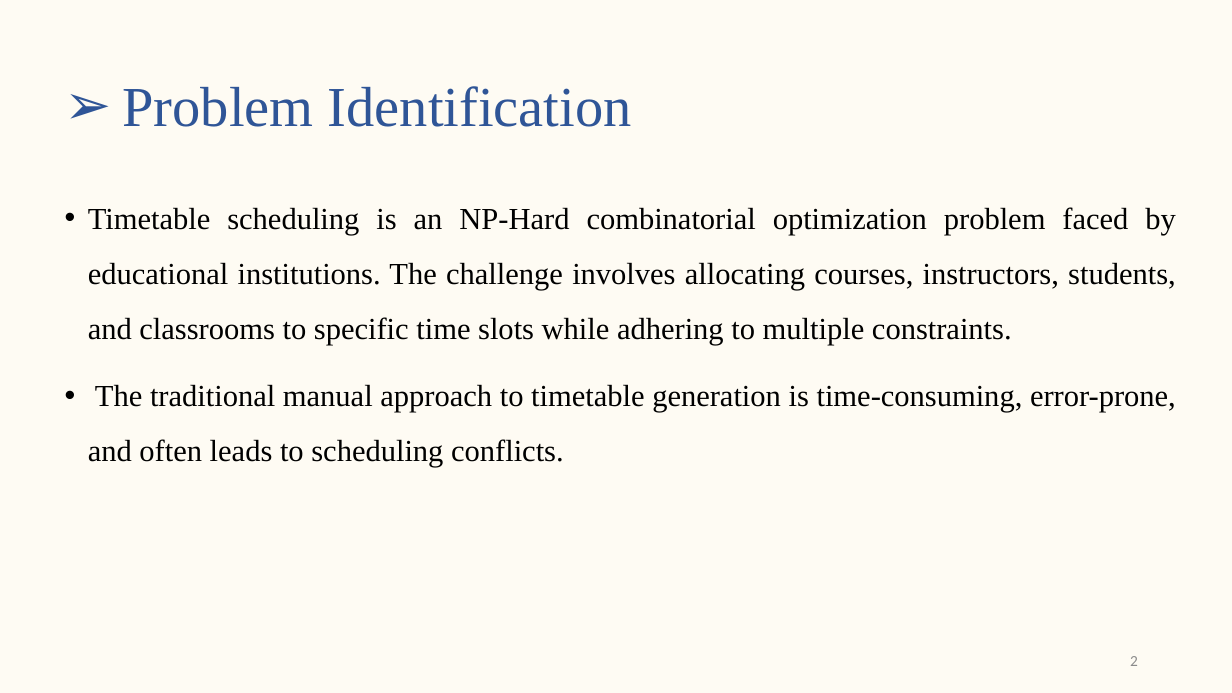
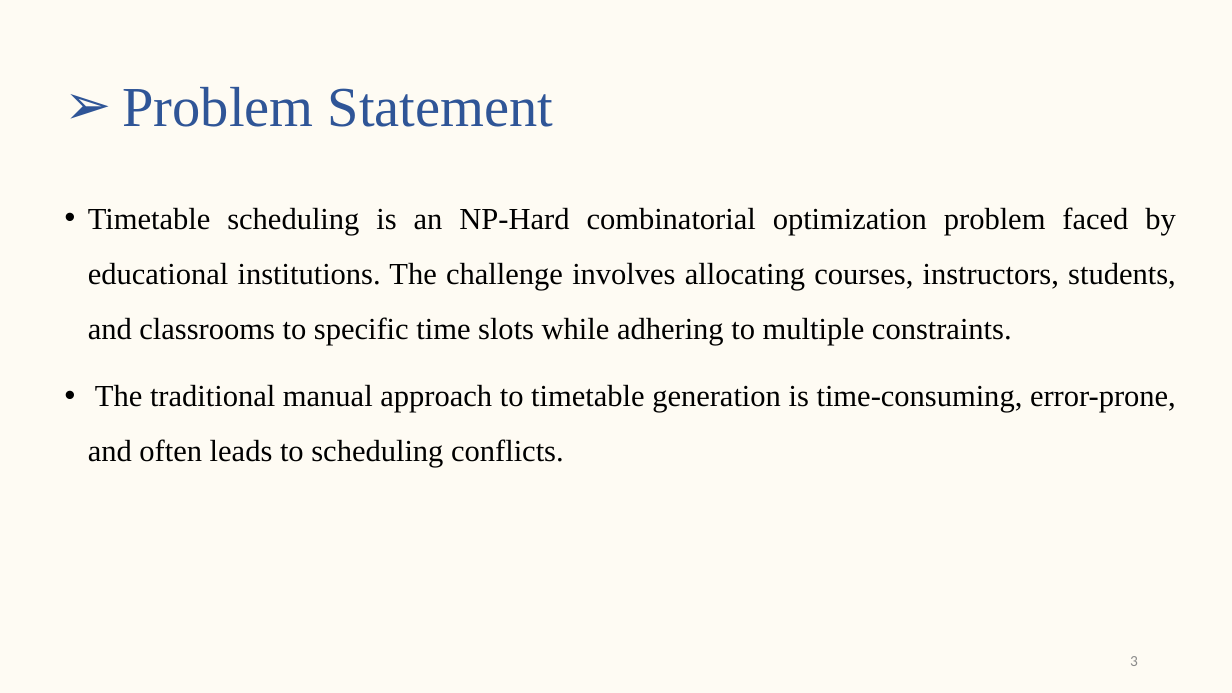
Before and after one commit to s-saanvi/Collection, a slide deck: slide 3 of Synopsis/Synopsis Presentation.pptx (slide 2 before the commit). Drawn at 1232x693 pixels with LibreOffice and Linux fonts; fonts in the diff are those of the drawing. Boxes give left, top, right and bottom in pixels: in the first picture for what was removed or moved away, otherwise in the second. Text is boxed around its words. In the diff, an @@ line names an element or a change of style, - is before the commit and + after.

```diff
--- a/Synopsis/Synopsis Presentation.pptx
+++ b/Synopsis/Synopsis Presentation.pptx
@@ title at (x1=122, y1=87, x2=554, y2=127): text changed @@
-➢ Problem Identification
+➢ Problem Statement
@@ page number at (x1=1130, y1=656, x2=1138, y2=666): text changed @@
-2
+3
```
Also in this commit, not shown: 2 other slides changed, 1 slide added, 2 other files.
